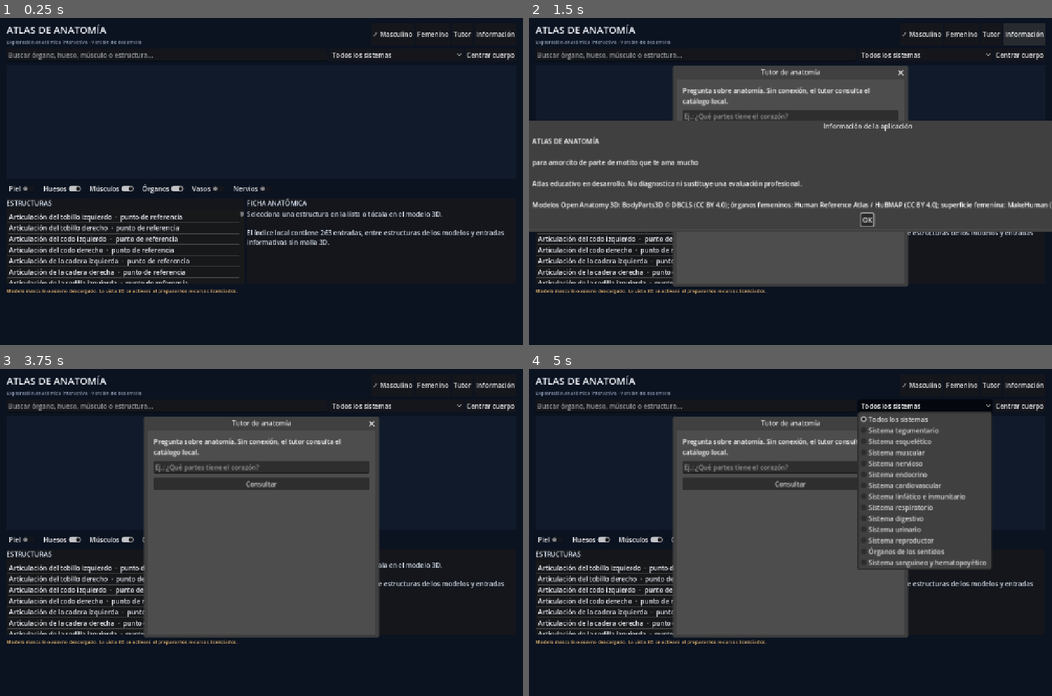
Above: before the commit, frames 1-4 (two rows, left to right).
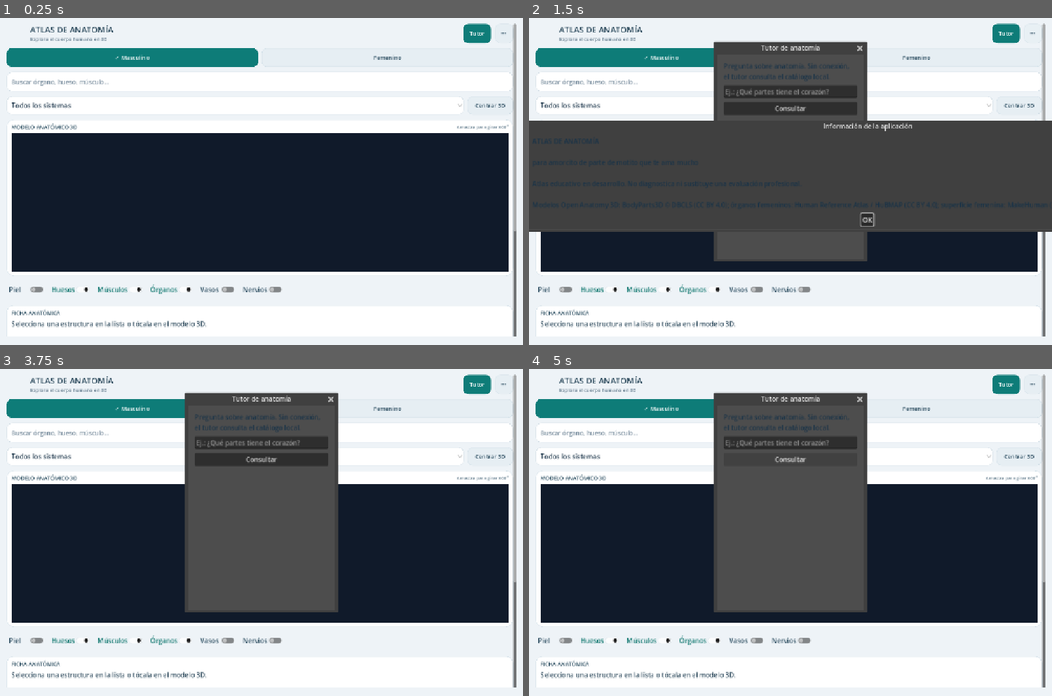
Above: after the commit, the same moments.

Repository: Roxell44444/Atlas-de-Anatomia
Game: Godot game, scene res://scenes/Main.tscn
Same seed, same stepped clock (60 frames per second), same inputs: the game is played once before the commit and once after it.
Inputs (mouse positions are in pixels of both pictures, inside the frame that each line leads up to):
- Up to frame 1 (0.25 s): no input
- Up to frame 2 (1.5 s): click "Tutor" at 0.5 s; click "Información" (after the commit: "⋯") at 1.25 s
- Up to frame 3 (3.75 s): click (491, 404) at 2 s, where only the run before the commit has a clickable "Centrar cuerpo"; click (491, 457) at 2.75 s, where only the run after the commit has a clickable "Centrar 3D"; click "OK" at 3.5 s
- Up to frame 4 (5 s): click "Todos los sistemas" at 4.25 s

The runs differ from the first frame. In frame 1, 64% of the frame differs, in the area x 0-100%, y 0-100%; in frame 2, 58%; in frame 3, 67%; in frame 4, 71%.

Commit message:
ui(android): redesign atlas as accessible portrait-first mobile app

Diff:
--- a/scripts/main.gd
+++ b/scripts/main.gd
@@ -42,8 +42,14 @@
 	_create_tutor_window()
 
 func _build_interface() -> void:
+	# Mobile-first portrait interface: one vertical reading flow, large touch targets.
+	var app_theme := Theme.new()
+	app_theme.default_font_size = 16
+	app_theme.set_color("font_color", "Label", Color("#183247"))
+	theme = app_theme
+
 	var background := ColorRect.new()
-	background.color = Color("#0b1220")
+	background.color = Color("#eef3f7")
 	background.set_anchors_and_offsets_preset(Control.PRESET_FULL_RECT)
 	background.mouse_filter = Control.MOUSE_FILTER_IGNORE
 	add_child(background)
@@ -51,9 +57,9 @@
 	var margin := MarginContainer.new()
 	margin.set_anchors_and_offsets_preset(Control.PRESET_FULL_RECT)
 	margin.add_theme_constant_override("margin_left", 16)
-	margin.add_theme_constant_override("margin_top", 12)
+	margin.add_theme_constant_override("margin_top", 14)
 	margin.add_theme_constant_override("margin_right", 16)
-	margin.add_theme_constant_override("margin_bottom", 12)
+	margin.add_theme_constant_override("margin_bottom", 18)
 	add_child(margin)
 
 	var scroll := ScrollContainer.new()
@@ -64,83 +70,146 @@
 
 	var layout := VBoxContainer.new()
 	layout.size_flags_horizontal = Control.SIZE_EXPAND_FILL
-	layout.add_theme_constant_override("separation", 8)
+	layout.add_theme_constant_override("separation", 12)
 	scroll.add_child(layout)
 
-	var header := HFlowContainer.new()
+	# Brand row with the new launcher mark.
+	var header := HBoxContainer.new()
 	header.add_theme_constant_override("separation", 10)
 	layout.add_child(header)
+	var app_icon := TextureRect.new()
+	if ResourceLoader.exists("res://assets/app_icon.png"):
+		app_icon.texture = load("res://assets/app_icon.png") as Texture2D
+	app_icon.custom_minimum_size = Vector2(48, 48)
+	app_icon.expand_mode = TextureRect.EXPAND_IGNORE_SIZE
+	app_icon.stretch_mode = TextureRect.STRETCH_KEEP_ASPECT_CENTERED
+	header.add_child(app_icon)
 
 	var brand := VBoxContainer.new()
 	brand.size_flags_horizontal = Control.SIZE_EXPAND_FILL
+	brand.add_theme_constant_override("separation", 1)
 	header.add_child(brand)
 	var title := Label.new()
 	title.text = "ATLAS DE ANATOMÍA"
-	title.add_theme_font_size_override("font_size", 24)
-	title.add_theme_color_override("font_color", Color("#f4f7fb"))
+	title.add_theme_font_size_override("font_size", 20)
+	title.add_theme_color_override("font_color", Color("#15364a"))
 	brand.add_child(title)
 	var subtitle := Label.new()
-	subtitle.text = "Exploración anatómica interactiva · Versión de desarrollo"
+	subtitle.text = "Explora el cuerpo humano en 3D"
 	subtitle.add_theme_font_size_override("font_size", 12)
-	subtitle.add_theme_color_override("font_color", Color("#9aabc1"))
+	subtitle.add_theme_color_override("font_color", Color("#597285"))
 	brand.add_child(subtitle)
 
+	var tutor_button := Button.new()
+	tutor_button.text = "Tutor"
+	tutor_button.custom_minimum_size = Vector2(68, 44)
+	_style_button(tutor_button, true)
+	tutor_button.pressed.connect(_open_tutor)
+	header.add_child(tutor_button)
+
+	var about_button := Button.new()
+	about_button.text = "⋯"
+	about_button.tooltip_text = "Información"
+	about_button.custom_minimum_size = Vector2(44, 44)
+	_style_button(about_button, false)
+	about_button.pressed.connect(_show_about)
+	header.add_child(about_button)
+
+	# Two clear, equally sized body-mode tabs.
+	var mode_row := HBoxContainer.new()
+	mode_row.add_theme_constant_override("separation", 8)
+	layout.add_child(mode_row)
 	male_button = Button.new()
 	male_button.text = "Masculino"
+	male_button.size_flags_horizontal = Control.SIZE_EXPAND_FILL
+	male_button.custom_minimum_size.y = 46
+	_style_button(male_button, true)
 	male_button.pressed.connect(func(): _set_mode("male", true))
-	header.add_child(male_button)
+	mode_row.add_child(male_button)
 	female_button = Button.new()
 	female_button.text = "Femenino"
+	female_button.size_flags_horizontal = Control.SIZE_EXPAND_FILL
+	female_button.custom_minimum_size.y = 46
+	_style_button(female_button, false)
 	female_button.pressed.connect(func(): _set_mode("female", true))
-	header.add_child(female_button)
-	var tutor_button := Button.new()
-	tutor_button.text = "Tutor"
-	tutor_button.pressed.connect(_open_tutor)
-	header.add_child(tutor_button)
-	var about_button := Button.new()
-	about_button.text = "Información"
-	about_button.pressed.connect(_show_about)
-	header.add_child(about_button)
-
-	var toolbar := HFlowContainer.new()
-	toolbar.add_theme_constant_override("separation", 8)
-	layout.add_child(toolbar)
+	mode_row.add_child(female_button)
 
 	search_box = LineEdit.new()
-	search_box.placeholder_text = "Buscar órgano, hueso, músculo o estructura…"
-	search_box.custom_minimum_size.x = 220
+	search_box.placeholder_text = "Buscar órgano, hueso, músculo…"
+	search_box.custom_minimum_size = Vector2(0, 48)
 	search_box.size_flags_horizontal = Control.SIZE_EXPAND_FILL
+	search_box.add_theme_font_size_override("font_size", 15)
+	search_box.add_theme_color_override("font_color", Color("#183247"))
+	search_box.add_theme_color_override("font_placeholder_color", Color("#74899a"))
+	search_box.add_theme_stylebox_override("normal", _make_card_style(Color.WHITE, Color("#d7e1e8"), 13))
 	search_box.text_changed.connect(_on_search_changed)
-	toolbar.add_child(search_box)
-
+	layout.add_child(search_box)
+
+	var filter_row := HBoxContainer.new()
+	filter_row.add_theme_constant_override("separation", 8)
+	layout.add_child(filter_row)
 	system_dropdown = OptionButton.new()
-	system_dropdown.custom_minimum_size.x = 190
+	system_dropdown.custom_minimum_size = Vector2(0, 44)
+	system_dropdown.size_flags_horizontal = Control.SIZE_EXPAND_FILL
+	system_dropdown.add_theme_color_override("font_color", Color("#183247"))
+	system_dropdown.add_theme_stylebox_override("normal", _make_card_style(Color.WHITE, Color("#d7e1e8"), 12))
 	system_dropdown.item_selected.connect(_on_system_changed)
-	toolbar.add_child(system_dropdown)
+	filter_row.add_child(system_dropdown)
 
 	var focus_button := Button.new()
-	focus_button.text = "Centrar cuerpo"
+	focus_button.text = "Centrar 3D"
+	focus_button.custom_minimum_size = Vector2(112, 44)
+	_style_button(focus_button, false)
 	focus_button.pressed.connect(func():
 		if viewer != null:
 			viewer.focus_body()
 	)
-	toolbar.add_child(focus_button)
+	filter_row.add_child(focus_button)
+
+	# Large, dedicated anatomy viewport card.
+	var viewer_card := PanelContainer.new()
+	viewer_card.add_theme_stylebox_override("panel", _make_card_style(Color.WHITE, Color("#d9e4eb"), 18))
+	layout.add_child(viewer_card)
+	var viewer_box := VBoxContainer.new()
+	viewer_box.add_theme_constant_override("separation", 5)
+	viewer_card.add_child(viewer_box)
+
+	var viewer_header := HBoxContainer.new()
+	viewer_box.add_child(viewer_header)
+	var viewer_title := Label.new()
+	viewer_title.text = "MODELO ANATÓMICO 3D"
+	viewer_title.add_theme_font_size_override("font_size", 13)
+	viewer_title.add_theme_color_override("font_color", Color("#22465a"))
+	viewer_header.add_child(viewer_title)
+	var viewer_hint := Label.new()
+	viewer_hint.text = "Arrastra para girar 360°"
+	viewer_hint.size_flags_horizontal = Control.SIZE_EXPAND_FILL
+	viewer_hint.horizontal_alignment = HORIZONTAL_ALIGNMENT_RIGHT
+	viewer_hint.add_theme_font_size_override("font_size", 11)
+	viewer_hint.add_theme_color_override("font_color", Color("#6a8292"))
+	viewer_header.add_child(viewer_hint)
 
 	viewport = SubViewport.new()
-	viewport.size = Vector2i(1200, 690)
+	viewport.size = Vector2i(720, 640)
 	viewport.own_world_3d = true
 	viewport.render_target_update_mode = SubViewport.UPDATE_ALWAYS
 	var viewport_container := SubViewportContainer.new()
-	viewport_container.custom_minimum_size = Vector2(320, 280)
-	viewport_container.size_flags_vertical = Control.SIZE_EXPAND_FILL
+	viewport_container.custom_minimum_size = Vector2(0, 340)
+	viewport_container.size_flags_horizontal = Control.SIZE_EXPAND_FILL
 	viewport_container.stretch = true
+	viewport_container.clip_contents = true
 	viewport_container.add_child(viewport)
-	layout.add_child(viewport_container)
-
-	var layers_bar := HFlowContainer.new()
-	layers_bar.add_theme_constant_override("h_separation", 8)
-	layers_bar.add_theme_constant_override("v_separation", 2)
-	layout.add_child(layers_bar)
+	viewer_box.add_child(viewport_container)
+
+	# Tissue/system controls scroll horizontally, never squeeze into tiny labels.
+	var layers_scroll := ScrollContainer.new()
+	layers_scroll.custom_minimum_size = Vector2(0, 48)
+	layers_scroll.horizontal_scroll_mode = ScrollContainer.SCROLL_MODE_AUTO
+	layers_scroll.vertical_scroll_mode = ScrollContainer.SCROLL_MODE_DISABLED
+	layout.add_child(layers_scroll)
+	var layers_bar := HBoxContainer.new()
+	layers_bar.add_theme_constant_override("separation", 8)
+	layers_scroll.add_child(layers_bar)
 	var layer_specs := [
 		["skin", "Piel", false],
 		["skeleton", "Huesos", true],
@@ -153,6 +222,9 @@
 		var toggle := CheckButton.new()
 		toggle.text = spec[1]
 		toggle.button_pressed = spec[2]
+		toggle.custom_minimum_size = Vector2(96, 42)
+		toggle.add_theme_color_override("font_color", Color("#24465a"))
+		toggle.add_theme_color_override("font_pressed_color", Color("#0f766e"))
 		var system_id: String = spec[0]
 		toggle.toggled.connect(func(enabled: bool):
 			if viewer != null:
@@ -166,54 +238,83 @@
 	viewer.model_status_changed.connect(_on_model_status_changed)
 	viewport.add_child(viewer)
 
-	var lower := HFlowContainer.new()
-	lower.custom_minimum_size = Vector2(0, 205)
-	lower.add_theme_constant_override("separation", 10)
-	layout.add_child(lower)
-
-	var list_panel := PanelContainer.new()
-	list_panel.custom_minimum_size = Vector2(245, 210)
-	list_panel.size_flags_horizontal = Control.SIZE_EXPAND_FILL
-	lower.add_child(list_panel)
-	var list_box := VBoxContainer.new()
-	list_box.add_theme_constant_override("separation", 5)
-	list_panel.add_child(list_box)
-	var list_title := Label.new()
-	list_title.text = "ESTRUCTURAS"
-	list_title.add_theme_color_override("font_color", Color("#dce6f4"))
-	list_box.add_child(list_title)
-	item_list = ItemList.new()
-	item_list.size_flags_vertical = Control.SIZE_EXPAND_FILL
-	item_list.size_flags_horizontal = Control.SIZE_EXPAND_FILL
-	item_list.item_selected.connect(_on_item_selected)
-	item_list.add_theme_color_override("font_color", Color("#e9eef6"))
-	list_box.add_child(item_list)
-
+	# Detail card appears before the catalogue: selection feedback stays visible.
 	var detail_panel := PanelContainer.new()
-	detail_panel.custom_minimum_size = Vector2(320, 210)
-	detail_panel.size_flags_horizontal = Control.SIZE_EXPAND_FILL
-	lower.add_child(detail_panel)
+	detail_panel.add_theme_stylebox_override("panel", _make_card_style(Color.WHITE, Color("#d9e4eb"), 16))
+	layout.add_child(detail_panel)
 	var detail_box := VBoxContainer.new()
+	detail_box.add_theme_constant_override("separation", 6)
 	detail_panel.add_child(detail_box)
 	var detail_heading := Label.new()
 	detail_heading.text = "FICHA ANATÓMICA"
-	detail_heading.add_theme_color_override("font_color", Color("#dce6f4"))
+	detail_heading.add_theme_font_size_override("font_size", 13)
+	detail_heading.add_theme_color_override("font_color", Color("#22465a"))
 	detail_box.add_child(detail_heading)
 	details = RichTextLabel.new()
 	details.bbcode_enabled = true
 	details.fit_content = true
-	details.scroll_active = true
-	details.size_flags_vertical = Control.SIZE_EXPAND_FILL
-	details.add_theme_color_override("default_color", Color("#d7e0ec"))
+	details.scroll_active = false
+	details.custom_minimum_size = Vector2(0, 120)
+	details.size_flags_horizontal = Control.SIZE_EXPAND_FILL
+	details.add_theme_color_override("default_color", Color("#324e60"))
 	details.meta_clicked.connect(_on_details_meta_clicked)
 	detail_box.add_child(details)
 
+	# Searchable catalogue list with a useful touch height.
+	var list_panel := PanelContainer.new()
+	list_panel.add_theme_stylebox_override("panel", _make_card_style(Color.WHITE, Color("#d9e4eb"), 16))
+	layout.add_child(list_panel)
+	var list_box := VBoxContainer.new()
+	list_box.add_theme_constant_override("separation", 6)
+	list_panel.add_child(list_box)
+	var list_title := Label.new()
+	list_title.text = "ESTRUCTURAS"
+	list_title.add_theme_font_size_override("font_size", 13)
+	list_title.add_theme_color_override("font_color", Color("#22465a"))
+	list_box.add_child(list_title)
+	item_list = ItemList.new()
+	item_list.custom_minimum_size = Vector2(0, 230)
+	item_list.size_flags_horizontal = Control.SIZE_EXPAND_FILL
+	item_list.add_theme_constant_override("icon_margin", 8)
+	item_list.add_theme_color_override("font_color", Color("#244256"))
+	item_list.add_theme_color_override("font_selected_color", Color.WHITE)
+	item_list.add_theme_stylebox_override("panel", _make_card_style(Color("#f7fafc"), Color("#e1e9ee"), 10))
+	item_list.item_selected.connect(_on_item_selected)
+	list_box.add_child(item_list)
+
 	model_status = Label.new()
-	model_status.text = "Preparando catálogo local…"
-	model_status.add_theme_font_size_override("font_size", 12)
-	model_status.add_theme_color_override("font_color", Color("#9aabc1"))
+	model_status.text = "Preparando el atlas…"
+	model_status.add_theme_font_size_override("font_size", 11)
+	model_status.add_theme_color_override("font_color", Color("#527284"))
 	layout.add_child(model_status)
 
+func _make_card_style(fill: Color, outline: Color, corner: int) -> StyleBoxFlat:
+	var style := StyleBoxFlat.new()
+	style.bg_color = fill
+	style.border_color = outline
+	style.set_border_width_all(1)
+	style.set_corner_radius_all(corner)
+	style.content_margin_left = 12
+	style.content_margin_top = 10
+	style.content_margin_right = 12
+	style.content_margin_bottom = 10
+	return style
+
+func _style_button(button: Button, primary: bool) -> void:
+	var fill := Color("#0e7c78") if primary else Color("#e6eef3")
+	var text_color := Color.WHITE if primary else Color("#24465a")
+	var border := Color("#0e7c78") if primary else Color("#d2dfe7")
+	var normal := _make_card_style(fill, border, 12)
+	var hover := _make_card_style(fill.lightened(0.08), border, 12)
+	var pressed := _make_card_style(fill.darkened(0.08), border, 12)
+	button.add_theme_stylebox_override("normal", normal)
+	button.add_theme_stylebox_override("hover", hover)
+	button.add_theme_stylebox_override("pressed", pressed)
+	button.add_theme_stylebox_override("focus", normal)
+	button.add_theme_color_override("font_color", text_color)
+	button.add_theme_color_override("font_hover_color", text_color)
+	button.add_theme_color_override("font_pressed_color", text_color)
+	button.add_theme_font_size_override("font_size", 14)
 func _populate_system_filter() -> void:
 	system_dropdown.clear()
 	system_dropdown.add_item("Todos los sistemas")
@@ -414,7 +515,7 @@
 func _create_tutor_window() -> void:
 	tutor_window = Window.new()
 	tutor_window.title = "Tutor de anatomía"
-	tutor_window.size = Vector2i(560, 500)
+	tutor_window.size = Vector2i(360, 620)
 	tutor_window.visible = false
 	tutor_window.close_requested.connect(func(): tutor_window.hide())
 	add_child(tutor_window)
@@ -453,7 +554,7 @@
 
 func _open_tutor() -> void:
 	if tutor_window != null:
-		tutor_window.popup_centered(Vector2i(560, 500))
+		tutor_window.popup_centered(Vector2i(360, 620))
 
 func _ask_tutor() -> void:
 	var question := tutor_input.text.strip_edges()
